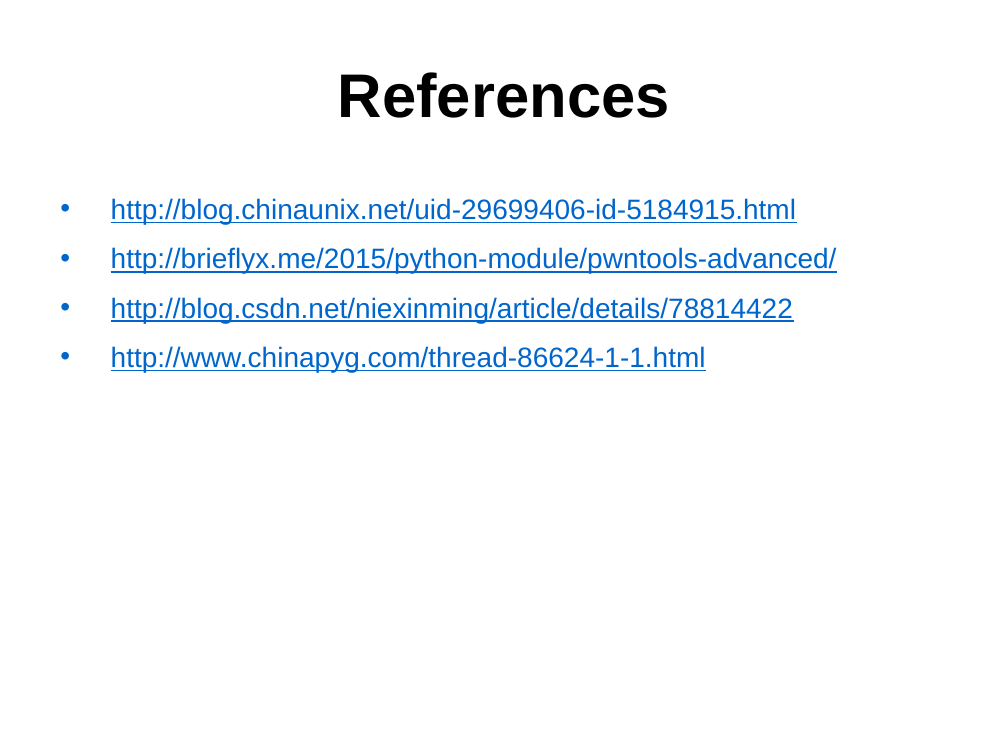
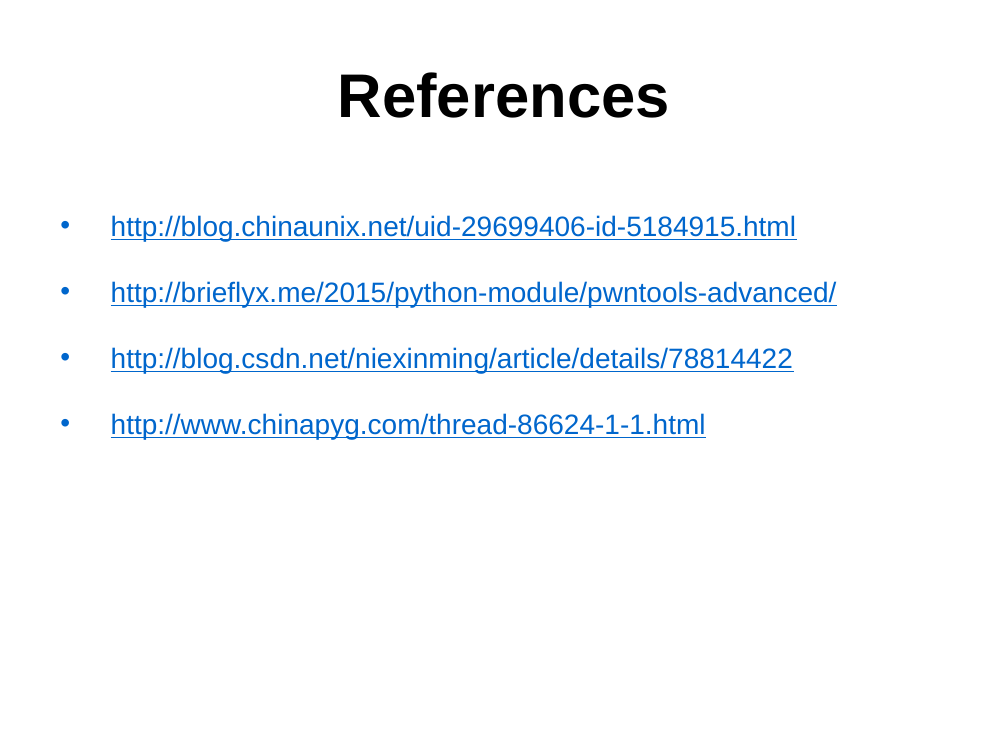
Before and after one commit to zephyract/my_repo, a slide deck: slide 10 of islab/debug&patch/debug&patch.pptx (slide 9 before the commit). Drawn at 1008x756 pixels with LibreOffice and Linux fonts; fonts in the diff are those of the drawing. Boxes give left, top, right and bottom in pixels: in the first picture for what was removed or moved away, otherwise in the second. Text is boxed around its words. In the diff, an @@ line names an element or a change of style, - is before the commit and + after.

```diff
--- a/islab/debug&patch/debug&patch.pptx
+++ b/islab/debug&patch/debug&patch.pptx
@@ text "http://blog.chinaunix.net/uid-29699406-id-5184915.html" at (111,215,837,439): line spacing 1.3 to 1.8 @@
```
Also in this commit, not shown: 4 other slides changed, 1 slide added, 8 other files.
